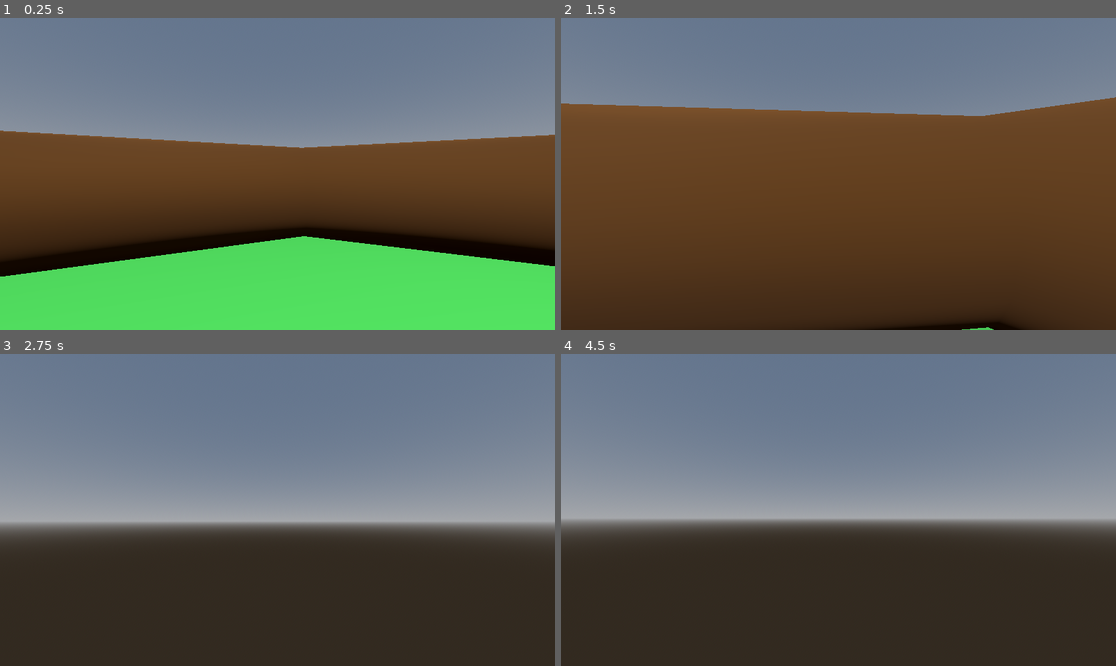
Above: before the commit, frames 1-4 (two rows, left to right).
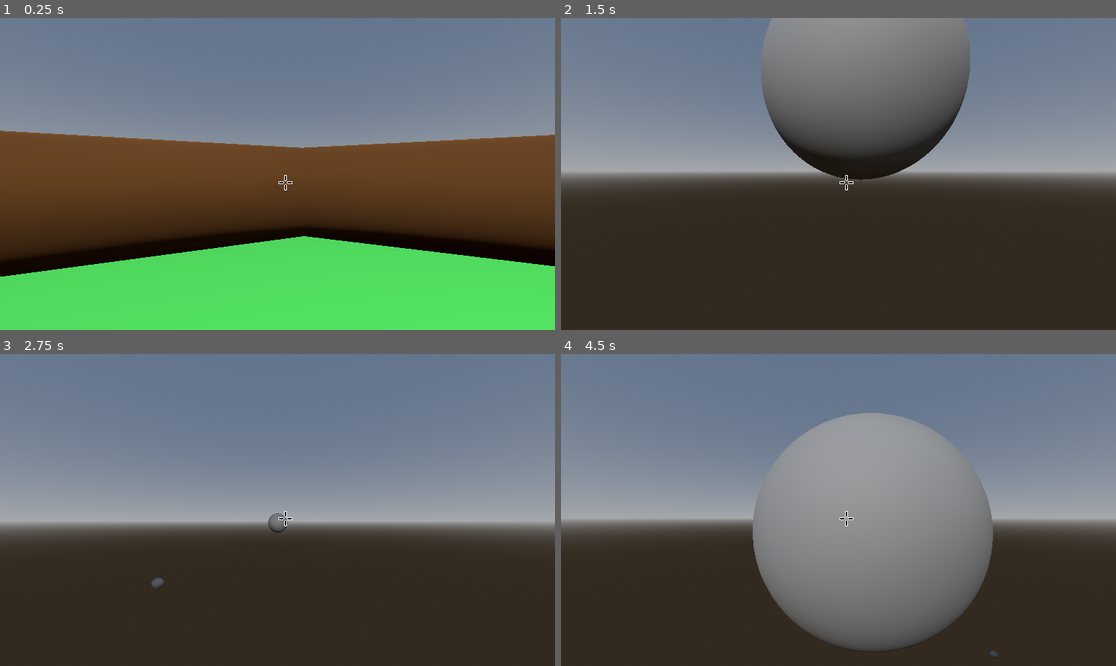
Above: after the commit, the same moments.

Repository: tihepo/EggFinderJones
Game: Godot game, scene res://map1.tscn
Two runs of this game, one before a commit and one after it. Both use one fixed random seed, a clock stepped at 60 frames per second and the inputs below.
Inputs (mouse positions are in pixels of both pictures, inside the frame that each line leads up to):
- Up to frame 1 (0.25 s): no input
- Up to frame 2 (1.5 s): move the mouse to (866, 174) at 0.52 s; hold W (move_forward) from 0.53 s (still down); tap Space (jump) at 0.6, 0.77, 1.07, 1.35 s; click (866, 174) at 0.67 s; move the mouse to (810, 174) at 1.27 s; click (810, 174) at 1.42 s
- Up to frame 3 (2.75 s): keep holding W (move_forward); tap Space (jump) at 1.52, 1.82, 2.1 s; move the mouse to (288, 503) at 2.02 s; click (288, 503) at 2.17 s
- Up to frame 4 (4.5 s): keep holding W (move_forward); move the mouse to (832, 516) at 2.77 s; tap Space (jump) at 2.85, 3.02, 3.32, 3.6, 3.77, 4.07, 4.35 s; click (832, 516) at 2.92 s; move the mouse to (877, 513) at 3.52 s; click (877, 513) at 3.67 s; move the mouse to (794, 506) at 4.27 s; click (794, 506) at 4.42 s

The runs differ from the first frame. In frame 1, less than 0.1% of the frame differs, in the area x 50-53%, y 50-56%; in frame 2, 66%, in the area x 0-100%, y 0-100%; in frame 3, 0.2%; in frame 4, 20%.

Commit message:
Crosshair og Bullets

Diff:
--- /dev/null
+++ b/bullet.gd
@@ -0,0 +1,18 @@
+extends RigidBody3D
+
+@export var speed: float = 20.0  # Speed of the bullet
+
+# Called when the bullet is ready (just after it's spawned)
+func _ready():
+	# Set the bullet’s initial velocity based on the camera direction
+	linear_velocity = -global_transform.basis.z * speed
+
+# When the bullet hits something
+func _on_Bullet_body_entered(body: Node) -> void:
+	# If the bullet hits an object (not important here, but you can add checks if needed)
+	if body is CharacterBody3D:
+		# Bullet disappears after it hits something (destroy it)
+		queue_free()
+
+	# Bullet disappears after hitting anything
+	queue_free()
--- /dev/null
+++ b/bullet.tscn
@@ -0,0 +1,18 @@
+[gd_scene load_steps=4 format=3 uid="uid://ct3gtsndrcg4d"]
+
+[ext_resource type="Script" path="res://bullet.gd" id="1_cgugy"]
+
+[sub_resource type="SphereShape3D" id="SphereShape3D_plfbj"]
+
+[sub_resource type="SphereMesh" id="SphereMesh_s55os"]
+
+[node name="Bullet" type="RigidBody3D"]
+script = ExtResource("1_cgugy")
+
+[node name="CollisionShape3D" type="CollisionShape3D" parent="."]
+shape = SubResource("SphereShape3D_plfbj")
+
+[node name="MeshInstance3D" type="MeshInstance3D" parent="."]
+mesh = SubResource("SphereMesh_s55os")
+
+[connection signal="body_entered" from="." to="." method="_on_body_entered"]
--- /dev/null
+++ b/crosshair.gd
@@ -0,0 +1,4 @@
+extends TextureRect  # Use Sprite2D if in 2D
+
+func _process(delta):
+	position = get_global_mouse_position()  # Moves the crosshair to the cursor
--- a/map1.tscn
+++ b/map1.tscn
@@ -1,6 +1,8 @@
-[gd_scene load_steps=7 format=3 uid="uid://5shhn28xglql"]
+[gd_scene load_steps=9 format=3 uid="uid://5shhn28xglql"]
 
 [ext_resource type="PackedScene" uid="uid://c1biw3e8goxkw" path="res://player.tscn" id="1_jei5x"]
+[ext_resource type="Texture2D" uid="uid://dnyho5w8yx6eb" path="res://Assets/download__4_-removebg-preview.png" id="2_7bc4t"]
+[ext_resource type="Script" path="res://crosshair.gd" id="3_rt1bc"]
 
 [sub_resource type="StandardMaterial3D" id="StandardMaterial3D_seai2"]
 albedo_color = Color(0.349382, 0.202518, 0.00424046, 0)
@@ -51,3 +53,19 @@
 light_energy = 16.0
 light_size = 1.0
 omni_range = 48.0617
+
+[node name="Crosshair" type="TextureRect" parent="."]
+anchors_preset = 8
+anchor_left = 0.5
+anchor_top = 0.5
+anchor_right = 0.5
+anchor_bottom = 0.5
+offset_left = -393.0
+offset_top = -214.0
+offset_right = -357.0
+offset_bottom = -175.0
+grow_horizontal = 2
+grow_vertical = 2
+texture = ExtResource("2_7bc4t")
+expand_mode = 1
+script = ExtResource("3_rt1bc")
--- a/player.gd
+++ b/player.gd
@@ -4,25 +4,32 @@
 @export var jump_force: float = 4.5
 @export var gravity: float = 9.8
 @export var mouse_sensitivity: float = 0.005
+@export var bullet_tcsn: PackedScene  # Assign Bullet.tscn in the inspector
 
-@onready var camera_pivot = $CameraPivot # A helper node for rotation
+@onready var camera_pivot = $CameraPivot
+@onready var camera = $CameraPivot/Camera3D  # Reference to the camera
 
-var rotation_yaw: float = 0.0 # Left-right rotation
-var rotation_pitch: float = 0.0 # Up-down rotation
+var rotation_yaw: float = 0.0
+var rotation_pitch: float = 0.0
+
+var knockback_applied: bool = false  # To check if knockback has been applied
+var knockback_vector: Vector3 = Vector3.ZERO  # The knockback force vector
 
 func _ready():
-	Input.set_mouse_mode(Input.MOUSE_MODE_CAPTURED) # Hide and lock cursor
+	Input.set_mouse_mode(Input.MOUSE_MODE_CAPTURED)
 
 func _input(event):
 	if event is InputEventMouseMotion:
 		rotation_yaw -= event.relative.x * mouse_sensitivity
 		rotation_pitch -= event.relative.y * mouse_sensitivity
-		rotation_pitch = clamp(rotation_pitch, -1.2, 1.2) # Prevent camera flipping
+		rotation_pitch = clamp(rotation_pitch, -1.2, 1.2)
+
+	if event is InputEventMouseButton and event.pressed and event.button_index == MOUSE_BUTTON_LEFT:
+		shoot()
 
 func _physics_process(delta):
 	var direction = Vector3.ZERO
 
-	# Get input
 	if Input.is_action_pressed("move_forward"):
 		direction -= transform.basis.z
 	if Input.is_action_pressed("move_backward"):
@@ -32,24 +39,47 @@
 	if Input.is_action_pressed("move_right"):
 		direction += transform.basis.x
 
-	direction.y = 0 # Prevent vertical movement from affecting input
+	direction.y = 0
 	direction = direction.normalized()
 
-	# Apply movement
 	velocity.x = direction.x * speed
 	velocity.z = direction.z * speed
 
-	# Apply gravity
 	if not is_on_floor():
 		velocity.y -= gravity * delta
 
-	# Jumping
 	if Input.is_action_just_pressed("jump") and is_on_floor():
 		velocity.y = jump_force
 
-	# Move the character
+	# Apply knockback if it's set
+	if knockback_applied:
+		velocity += knockback_vector
+		knockback_applied = false  # Reset knockback after applying it
+
+	# Move the character (no need to pass velocity directly to move_and_slide)
 	move_and_slide()
 
-	# Rotate player and camera
+	# Apply the rotation to the player and camera
 	rotation.y = rotation_yaw
 	camera_pivot.rotation.x = rotation_pitch
+
+func shoot():
+	var bullet = bullet_tcsn.instantiate()
+	get_parent().add_child(bullet)
+
+	# Set the bullet's starting position to the camera's position
+	bullet.global_transform.origin = camera.global_transform.origin
+
+	# Make the bullet move toward the direction where the camera is looking
+	bullet.linear_velocity = -camera.global_transform.basis.z * bullet.speed
+
+	# Pass the player (shooter) reference to the bullet
+	bullet.shooter = self  # 'self' refers to the player who shot the bullet
+
+
+# Apply knockback to the shooter (the player who shot the bullet)
+func apply_knockback() -> void:
+	if shooter:
+		# Apply knockback in the opposite direction of the bullet's velocity
+		knockback_vector = -global_transform.basis.z * 50.0  # Adjust knockback strength as needed
+		knockback_applied = true  # Set flag to apply knockback in the next physics frame
--- a/player.tscn
+++ b/player.tscn
@@ -1,13 +1,84 @@
-[gd_scene load_steps=4 format=3 uid="uid://c1biw3e8goxkw"]
+[gd_scene load_steps=5 format=3 uid="uid://c1biw3e8goxkw"]
 
-[ext_resource type="Script" path="res://player.gd" id="1_3b4u7"]
+[ext_resource type="PackedScene" uid="uid://ct3gtsndrcg4d" path="res://bullet.tscn" id="2_njggh"]
+
+[sub_resource type="GDScript" id="GDScript_68igp"]
+script/source = "extends CharacterBody3D
+
+@export var speed: float = 5.0
+@export var jump_force: float = 4.5
+@export var gravity: float = 9.8
+@export var mouse_sensitivity: float = 0.005
+@export var bullet_tcsn: PackedScene  # Assign Bullet.tscn in the inspector
+
+@onready var camera_pivot = $CameraPivot
+@onready var camera = $CameraPivot/Camera3D  # Reference to the camera
+
+var rotation_yaw: float = 0.0
+var rotation_pitch: float = 0.0
+
+func _ready():
+	Input.set_mouse_mode(Input.MOUSE_MODE_CAPTURED)
+
+func _input(event):
+	if event is InputEventMouseMotion:
+		rotation_yaw -= event.relative.x * mouse_sensitivity
+		rotation_pitch -= event.relative.y * mouse_sensitivity
+		rotation_pitch = clamp(rotation_pitch, -1.2, 1.2)
+
+	if event is InputEventMouseButton and event.pressed and event.button_index == MOUSE_BUTTON_LEFT:
+		shoot()
+
+func _physics_process(delta):
+	var direction = Vector3.ZERO
+
+	if Input.is_action_pressed(\"move_forward\"):
+		direction -= transform.basis.z
+	if Input.is_action_pressed(\"move_backward\"):
+		direction += transform.basis.z
+	if Input.is_action_pressed(\"move_left\"):
+		direction -= transform.basis.x
+	if Input.is_action_pressed(\"move_right\"):
+		direction += transform.basis.x
+
+	direction.y = 0
+	direction = direction.normalized()
+
+	velocity.x = direction.x * speed
+	velocity.z = direction.z * speed
+
+	if not is_on_floor():
+		velocity.y -= gravity * delta
+
+	if Input.is_action_just_pressed(\"jump\") and is_on_floor():
+		velocity.y = jump_force
+
+	# Move the character (no need to pass velocity directly to move_and_slide)
+	move_and_slide()
+
+	# Apply the rotation to the player and camera
+	rotation.y = rotation_yaw
+	camera_pivot.rotation.x = rotation_pitch
+
+func shoot():
+	var bullet = bullet_tcsn.instantiate()
+	get_parent().add_child(bullet)
+
+	# Set the bullet's starting position to the camera's position
+	bullet.global_transform.origin = camera.global_transform.origin
+
+	# Make the bullet move toward the direction where the camera is looking
+	bullet.linear_velocity = -camera.global_transform.basis.z * bullet.speed
+"
 
 [sub_resource type="CapsuleShape3D" id="CapsuleShape3D_p437o"]
 
 [sub_resource type="CapsuleMesh" id="CapsuleMesh_ty8ux"]
 
 [node name="CharacterBody3D" type="CharacterBody3D"]
-script = ExtResource("1_3b4u7")
+script = SubResource("GDScript_68igp")
+speed = 50.0
+bullet_tcsn = ExtResource("2_njggh")
 
 [node name="CollisionShape3D" type="CollisionShape3D" parent="."]
 shape = SubResource("CapsuleShape3D_p437o")
Not shown, added: Assets/download (4).jpg.import
Binary file added: Assets/download__4_-removebg-preview.png
Not shown, added: Assets/download__4_-removebg-preview.png.import
